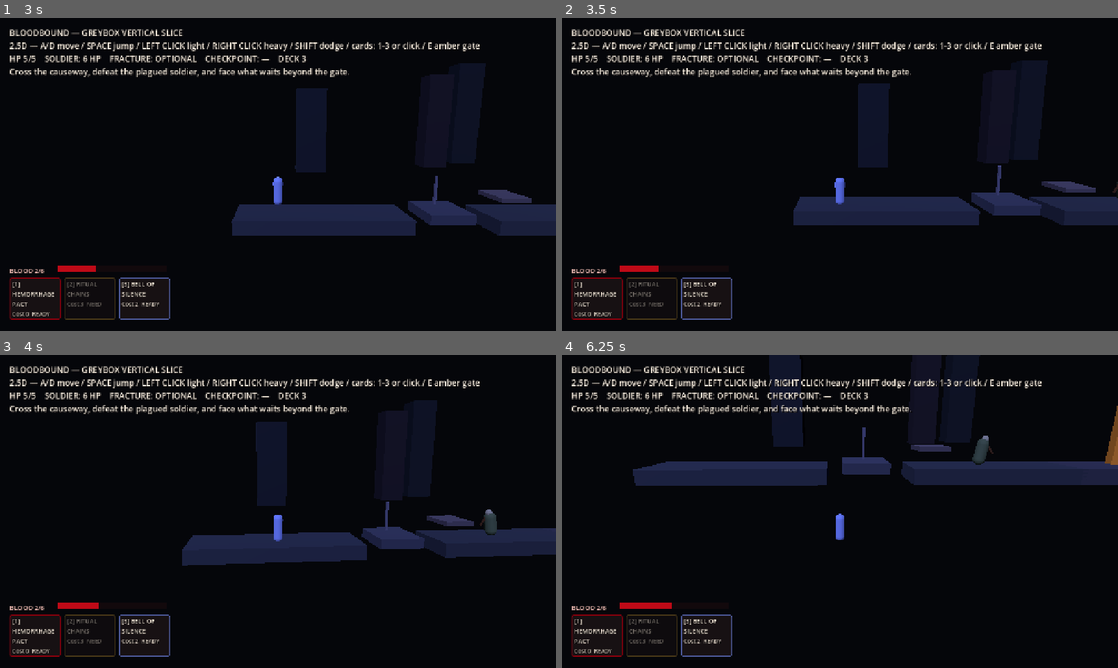
Above: before the commit, frames 1-4 (two rows, left to right).
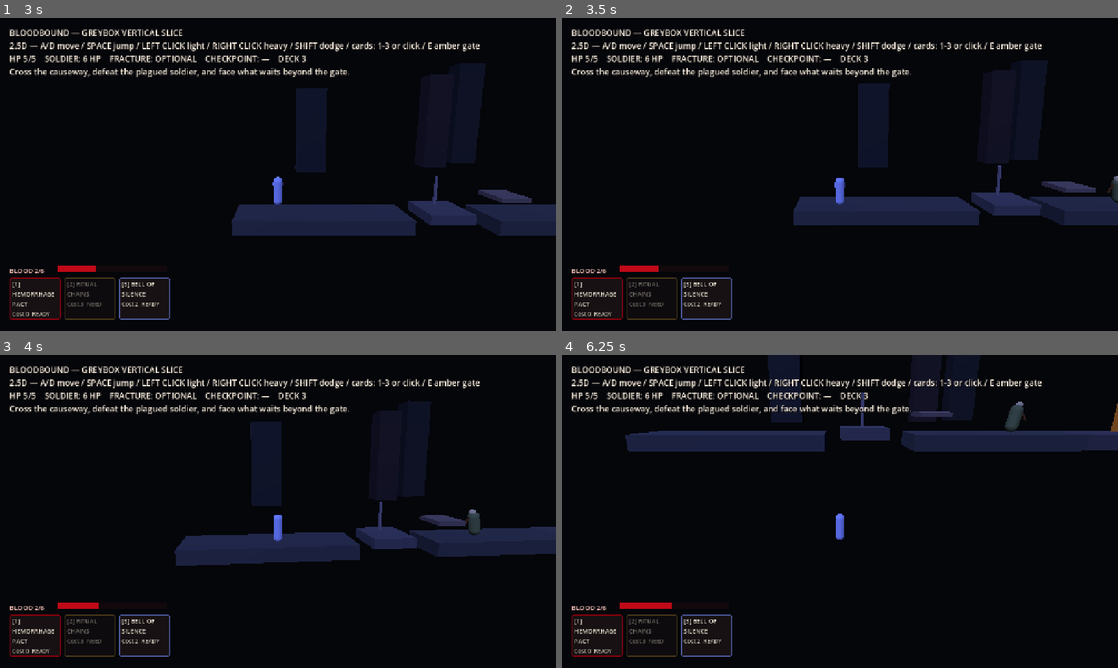
Above: after the commit, the same moments.

Repository: Blacknapoleon99/BLOODBOUND
Game: Godot game, scene res://scenes/main_menu.tscn
Two runs of this game, one before a commit and one after it. Both use one fixed random seed, a clock stepped at 60 frames per second and the inputs below.
Inputs (mouse positions are in pixels of both pictures, inside the frame that each line leads up to):
- Up to frame 1 (3 s): click "Start" at 0.5 s; click "[1] BELL OF SILENCE Cost 2 bl…" at 1.25 s; click "[1] RITUAL CHAINS Cost 3 bloo…" at 2 s; click "[1] HEMORRHAGE PACT Free · 1 …" at 2.75 s
- Up to frame 2 (3.5 s): no input
- Up to frame 3 (4 s): tap Enter at 3.5 s; move the mouse to (400, 495) at 3.52 s; hold D (move_right) from 3.53 s (still down); hold J (attack) from 3.53 s (still down); click (400, 495) at 3.67 s; tap Space (jump) at 3.77 s; tap K (dodge) at 3.8 s
- Up to frame 4 (6.25 s): release D (move_right) at 4.25 s; release J (attack) at 4.25 s; drag from (728, 527) to (812, 574) at 4.27 s; move the mouse to (895, 442) at 5.02 s; hold D (move_right) 5.03-5.75 s; hold J (attack) 5.03-5.75 s; tap K (dodge) at 5.3 s; drag from (812, 574) to (673, 464) at 5.77 s

Frame 1 is identical in both runs. In frame 2, less than 0.1% of the frame differs, in the area x 98-100%, y 50-60%; in frame 3, 1.9%; in frame 4, 12%, in the area x 11-100%, y 0-60%.

Commit message:
Faster, harder: quicker player, enemies and Bishop (120 HP, shorter telegraphs and cooldowns, 3 Husks)
Co-Authored-By: Claude Opus 5.5 <noreply@anthropic.com>

Diff:
--- a/resources/attacks/soldier_slash.tres
+++ b/resources/attacks/soldier_slash.tres
@@ -5,9 +5,9 @@
 [resource]
 script = ExtResource("1_attack")
 id = &"soldier_slash"
-startup = 0.55
+startup = 0.52
 active = 0.12
-recovery = 0.6
+recovery = 0.45
 damage = 1
 category = &"melee"
 knockback = 6.0
--- a/scripts/boss/hollow_bishop.gd
+++ b/scripts/boss/hollow_bishop.gd
@@ -52,33 +52,33 @@
 
 ## Optimal held-combo spam deals ~9 per weak-point window, so 90 HP is at least ten windows of
 ## pure melee across four phases; spears, Epitaph and Husk blood shorten it for good play.
-@export var max_health: int = 90
-@export var collapse_at: int = 65
-@export var covenant_at: int = 35
-@export var unmaking_at: int = 12
-@export var max_minions: int = 2
+@export var max_health: int = 120
+@export var collapse_at: int = 88
+@export var covenant_at: int = 50
+@export var unmaking_at: int = 18
+@export var max_minions: int = 3
 @export var depth: float = -22.0
 @export var min_x: float = 22.0
 @export var max_x: float = 42.0
 @export var engage_min_x: float = 18.6
 @export var ai_enabled: bool = true
 @export_group("Timing")
-@export var intro_time: float = 1.5
-@export var aim_time: float = 0.4
-@export var slam_telegraph: float = 1.0
-@export var sunder_telegraph: float = 1.3
+@export var intro_time: float = 1.1
+@export var aim_time: float = 0.3
+@export var slam_telegraph: float = 0.75
+@export var sunder_telegraph: float = 1.0
 @export var descent_time: float = 0.15
 @export var impact_time: float = 0.12
-@export var weak_window: float = 2.5
+@export var weak_window: float = 2.2
 @export var covenant_weak_window: float = 4.0
 @export var unmaking_weak_window: float = 5.0
-@export var roar_time: float = 1.8
-@export var summon_time: float = 1.2
-@export var retract_time: float = 0.6
-@export var lance_speed: float = 16.0
+@export var roar_time: float = 1.3
+@export var summon_time: float = 0.9
+@export var retract_time: float = 0.45
+@export var lance_speed: float = 21.0
 @export var lance_spacing: float = 0.5
 @export var chain_pull_time: float = 0.3
-@export var pursuit_interval: float = 3.2
+@export var pursuit_interval: float = 2.6
 
 var phase: Phase = Phase.DORMANT
 var health: Health
@@ -371,15 +371,15 @@
     _actor = null
     match phase:
         Phase.UNMAKING:
+            _cooldown = 0.45
+        Phase.COVENANT:
             _cooldown = 0.7
-        Phase.COVENANT:
+        Phase.COLLAPSE:
             _cooldown = 1.0
-        Phase.COLLAPSE:
-            _cooldown = 1.5
         _:
-            _cooldown = 1.8
+            _cooldown = 1.25
     if phase == Phase.PURSUIT:
-        _cooldown = pursuit_interval - 1.9  # a lance attack itself lasts ~1.9 s
+        _cooldown = maxf(0.5, pursuit_interval - 1.6)  # a lance attack itself lasts ~1.6 s
 
 
 func _cancel_attack() -> void:
--- a/scripts/enemies/bone_archer.gd
+++ b/scripts/enemies/bone_archer.gd
@@ -11,8 +11,8 @@
 
 enum State { IDLE, AIM, RECOVER, HITSTUN, DEAD }
 
-@export var aim_time: float = 0.9
-@export var recover_time: float = 1.4
+@export var aim_time: float = 0.7
+@export var recover_time: float = 1.0
 @export var engage_range: float = 14.0
 @export var retreat_distance: float = 3.5
 @export var move_speed: float = 2.4
--- a/scripts/enemies/bone_arrow.gd
+++ b/scripts/enemies/bone_arrow.gd
@@ -4,7 +4,7 @@
 ## category "projectile"). Jump it, dodge through it, or out-range it.
 
 var direction: Vector3 = Vector3.RIGHT
-var speed: float = 14.0
+var speed: float = 18.0
 var lifetime: float = 2.0
 var hitbox: Hitbox
 
--- a/scripts/enemies/enemy_factory.gd
+++ b/scripts/enemies/enemy_factory.gd
@@ -13,7 +13,7 @@
     husk_node.patrol_min_x = roam_min
     husk_node.patrol_max_x = roam_max
     husk_node.aggro_range = 9.0
-    husk_node.chase_speed = 2.6
+    husk_node.chase_speed = 3.6
     husk_node.attack_cooldown = 1.2
     husk_node.poise_max = 1
     (husk_node.get_node("Health") as Health).max_health = 2
--- a/scripts/enemies/plagued_soldier.gd
+++ b/scripts/enemies/plagued_soldier.gd
@@ -23,9 +23,9 @@
 
 @export var patrol_min_x: float = 1.5
 @export var patrol_max_x: float = 8.0
-@export var patrol_speed: float = 1.6
-@export var chase_speed: float = 3.2
-@export var aggro_range: float = 6.5
+@export var patrol_speed: float = 2.2
+@export var chase_speed: float = 4.4
+@export var aggro_range: float = 8.0
 @export var aggro_height: float = 2.5
 @export var attack_range: float = 1.7
 @export var attack_cooldown: float = 0.5
--- a/scripts/player.gd
+++ b/scripts/player.gd
@@ -28,10 +28,10 @@
 signal died
 
 @export_group("Run")
-@export var move_speed: float = 7.0
-@export var ground_acceleration: float = 45.0
-@export var ground_deceleration: float = 55.0
-@export var air_acceleration: float = 28.0
+@export var move_speed: float = 8.5
+@export var ground_acceleration: float = 60.0
+@export var ground_deceleration: float = 70.0
+@export var air_acceleration: float = 36.0
 
 @export_group("Jump")
 @export var jump_speed: float = 9.5
@@ -43,10 +43,10 @@
 @export var jump_buffer_time: float = 0.12
 
 @export_group("Dodge")
-@export var dodge_speed: float = 15.0
+@export var dodge_speed: float = 17.0
 @export var dodge_duration: float = 0.22
 @export var dodge_invulnerable_time: float = 0.28
-@export var dodge_cooldown: float = 0.45
+@export var dodge_cooldown: float = 0.4
 
 @export_group("Combat")
 @export var light_attack: AttackData
--- a/tests/gameplay_smoke.gd
+++ b/tests/gameplay_smoke.gd
@@ -38,8 +38,11 @@
 
     # The soldier patrols on its own from boot; park it for deterministic movement tests.
     var ex0: float = _enemy.global_position.x
-    await _seconds(1.0)
-    _check(_enemy.state_name() == "PATROL" and absf(_enemy.global_position.x - ex0) > 0.8, "soldier patrols on its own (state=%s, dx=%.2f)" % [_enemy.state_name(), _enemy.global_position.x - ex0])
+    var max_dx: float = 0.0
+    for i in int(1.0 * PHYSICS_HZ):  # it may turn at a patrol bound, so track the furthest point
+        await physics_frame
+        max_dx = maxf(max_dx, absf(_enemy.global_position.x - ex0))
+    _check(_enemy.state_name() == "PATROL" and max_dx > 0.8, "soldier patrols on its own (state=%s, max dx=%.2f)" % [_enemy.state_name(), max_dx])
     _enemy.set_ai_enabled(false)
     _enemy.teleport_to(Vector3(9.0, 1.0, 0.0))
 
@@ -268,7 +271,7 @@
     _check(not bool(_player.call("is_invulnerable")), "invulnerability ends after ~0.28 s")
     var total: float = _player.global_position.x - x0
     _check(total < 4.8, "dodge ends at run speed instead of sliding on (total dx=%.2f)" % total)
-    # Pressed inside cooldown (0.45 s from dodge start): must be ignored.
+    # Pressed inside cooldown (0.4 s from dodge start): must be ignored.
     _tap(KEY_K)
     await physics_frame
     await physics_frame
@@ -1533,7 +1536,10 @@
     var on_plane: bool = husks.all(func(h: Node) -> bool: return absf((h as Node3D).global_position.z) < 0.01 and (h as Node3D).global_position.y > 0.0)
     _check(husks.size() == 2 and on_plane, "two Husks rise onto the causeway (%d)" % husks.size())
     await _shot("13_husks")
-    _check(not boss.debug_attack(&"summon", _bx(30.2)), "no more than two Husks at a time")
+    if boss.debug_attack(&"summon", _bx(30.2)):
+        await _boss_idle(boss)
+    _check(boss.minions().size() <= boss.max_minions, "never more than %d Husks at a time (%d)" % [boss.max_minions, boss.minions().size()])
+    _check(not boss.debug_attack(&"summon", _bx(30.2)) or boss.minions().size() < boss.max_minions, "a full graveyard refuses another summon")
     energy.regen_per_second = 0.0
     energy.set_amount(0.0)
     for i in int(10.0 * PHYSICS_HZ):
@@ -1570,7 +1576,7 @@
     var hp0: int = _player_hp()
     var close: bool = await _wait_until(func() -> bool:
         for n: Node in root.get_tree().get_nodes_in_group(&"bone_arrow"):
-            if absf((n as Node3D).global_position.x - _player.global_position.x) < 3.2:
+            if absf((n as Node3D).global_position.x - _player.global_position.x) < 4.2:
                 return true
         return false, 3.0)
     _key(KEY_SPACE, true)
@@ -1744,7 +1750,7 @@
     _main.call("_on_offer_resolved", RelicPool.by_id(&"vessel_of_plenty"))
     _check(is_equal_approx(energy.maximum, 8.0) and is_equal_approx(energy.current, 3.0), "Vessel of Plenty: max blood 8 and 2 blood now (%.1f/%.1f)" % [energy.current, energy.maximum])
     _main.call("_on_offer_resolved", RelicPool.by_id(&"wraith_step"))
-    _check(is_equal_approx(float(_player.get("dodge_invulnerable_time")), 0.40) and is_equal_approx(float(_player.get("dodge_cooldown")), 0.30), "Wraith Step: dodge i-frames 0.40 s, cooldown 0.30 s")
+    _check(is_equal_approx(float(_player.get("dodge_invulnerable_time")), 0.40) and is_equal_approx(float(_player.get("dodge_cooldown")), 0.25), "Wraith Step: dodge i-frames 0.40 s, cooldown 0.25 s")
     _main.call("_on_offer_resolved", RelicPool.by_id(&"executioners_seal"))
     var heavy: AttackData = _player.get("heavy_attack")
     melee.start(heavy, Vector3.RIGHT)
@@ -1849,7 +1855,7 @@
                 plate_x = boss.hand.marker.global_position.x
             if boss.hand.hitbox.is_active():
                 impact_z = boss.hand.global_position.z
-    _check(marker_lead >= 80, "slam telegraph plate shows %d frames before impact (>= 80)" % marker_lead)
+    _check(marker_lead >= 60, "slam telegraph plate shows %d frames before impact (>= 60, fairness floor)" % marker_lead)
     _check(absf(plate_x - _bx(24.2)) < 0.01, "telegraph plate marks the strike x (%.2f)" % plate_x)
     _check(min_hand_z < -7.5 and absf(impact_z) < 0.05, "hand travels from depth (z=%.1f) to the play plane (z=%.2f)" % [min_hand_z, impact_z])
     _check(_player_hp() == hp0 - 2, "slam deals 2 damage to a player who stays (%d → %d)" % [hp0, _player_hp()])
@@ -2036,8 +2042,13 @@
     _player.set("facing_direction", -1.0)
     _tap(KEY_L)
     await _seconds(0.9)
-    _tap(KEY_J)
-    await _seconds(0.5)
+    for i in 6:  # the faster Unmaking may crowd the window: keep jabbing while it is open
+        if boss.health.current == 0:
+            break
+        _player.set("facing_direction", -1.0)
+        _tap(KEY_J)
+        await _seconds(0.35)
+    await _seconds(0.2)
     _check(boss.health.current == 0 and boss.phase_name() == "DEFEATED", "final stigmata hits defeat the Bishop (hp=%d, phase=%s)" % [boss.health.current, boss.phase_name()])
     await _frames(3)
     _check(root.get_tree().get_nodes_in_group(&"bishop_minion").filter(func(m: Node) -> bool: return not m.is_queued_for_deletion()).is_empty(), "the Bishop's Husks crumble when it falls")
